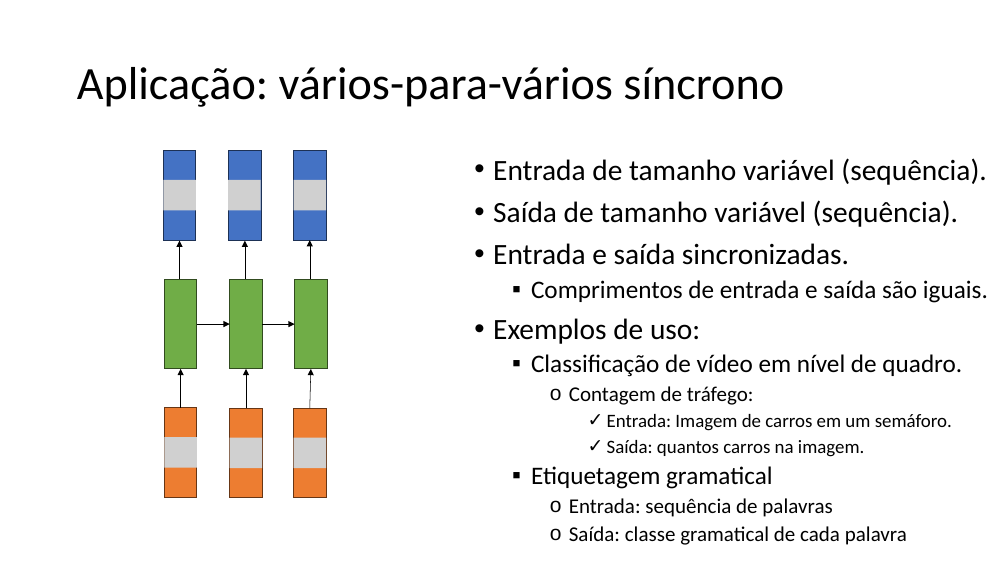
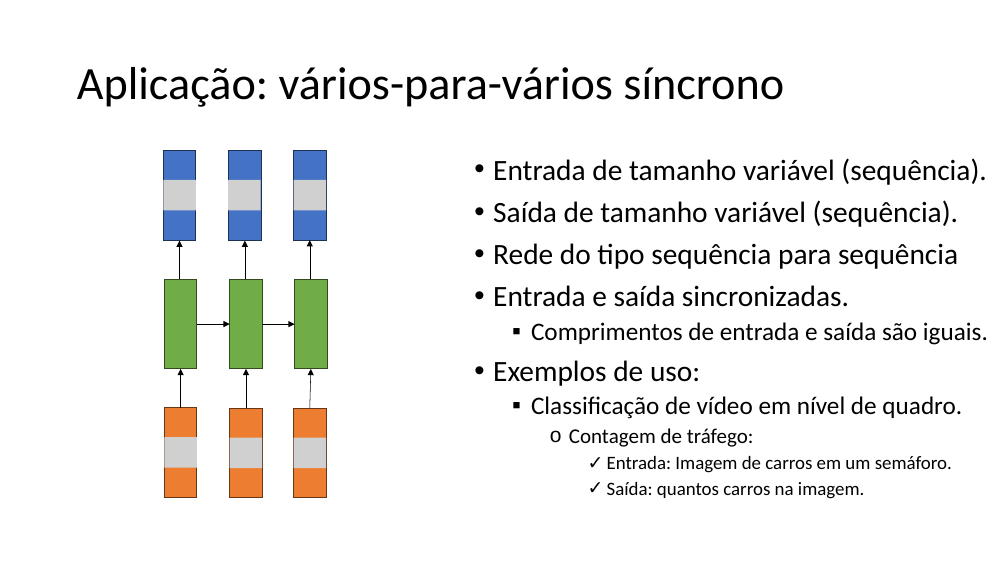
Before and after one commit to zz4fap/c24_inteligencia_artificial, a slide deck: slide 63 of slides/C24_RNN.pptx. Drawn at 1008x567 pixels with LibreOffice and Linux fonts; fonts in the diff are those of the drawing; grey boxes stand for pictures. Boxes give left, top, right and bottom in pixels: in the first picture for what was removed or moved away, otherwise in the second. Text is boxed around its words. In the diff, an @@ line names an element or a change of style, - is before the commit and + after.

```diff
--- a/slides/C24_RNN.pptx
+++ b/slides/C24_RNN.pptx
@@ text at [493,243,958,269]: paragraph added @@
+• Rede do tipo sequência para sequência
@@ text at [531,466,907,545]: paragraphs removed @@
-  ▪ Etiquetagem gramatical
-    o Entrada: sequência de palavras
-    o Saída: classe gramatical de cada palavra
```
Also in this commit, not shown: 5 other slides changed, 1 slide added.
